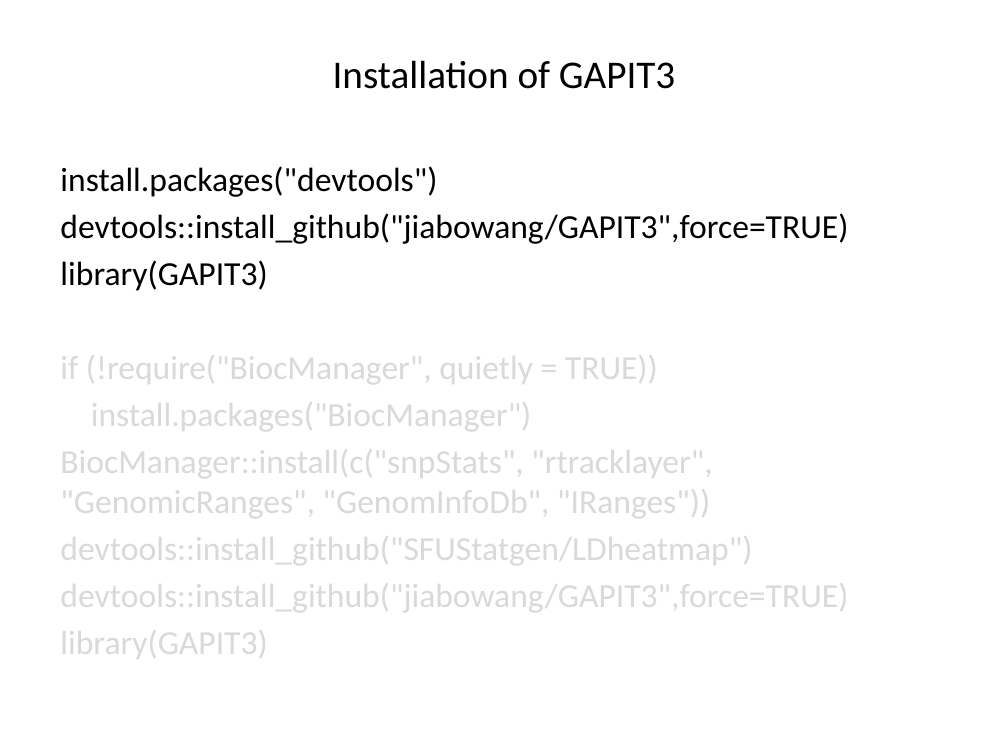
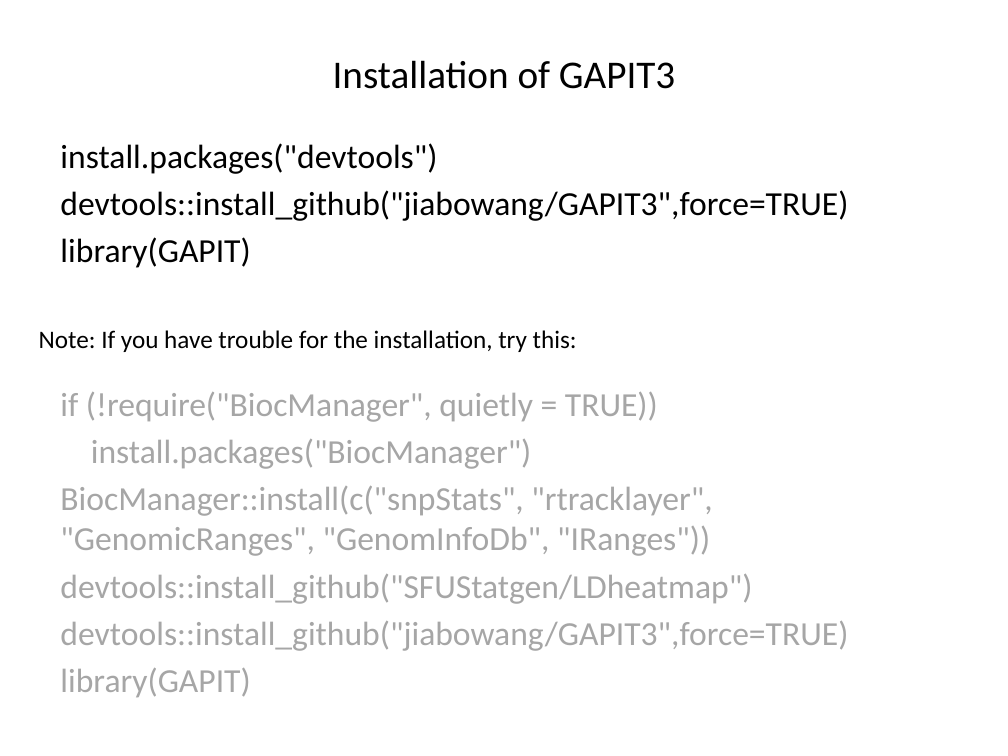
Before and after one commit to liu3zhenlab/teaching, a slide deck: slide 15 of PLPTH813Bioinformatis/2023/labs/lab07_qtl_gwas.pptx. Drawn at 1008x756 pixels with LibreOffice and Linux fonts; fonts in the diff are those of the drawing. Boxes give left, top, right and bottom in pixels: in the first picture for what was removed or moved away, otherwise in the second. Text is boxed around its words. In the diff, an @@ line names an element or a change of style, - is before the commit and + after.

```diff
--- a/PLPTH813Bioinformatis/2023/labs/lab07_qtl_gwas.pptx
+++ b/PLPTH813Bioinformatis/2023/labs/lab07_qtl_gwas.pptx
@@ text "install.packages("devtools")": place and size @@
-text "install.packages("devtools")" at [60,166,848,291]
+text "install.packages("devtools")" at [60,143,848,268]
@@ text at [60,237,250,268]: text changed @@
-library(GAPIT3)
+library(GAPIT)
@@ text added at [39,330,577,352], 18 pt, text #000000 @@
+Note: If you have trouble for the installation, try this:
@@ text "if (!require("BiocManager", quietly = TRUE))": place and size @@
-text "if (!require("BiocManager", quietly = TRUE))" at [60,347,848,664]
+text "if (!require("BiocManager", quietly = TRUE))" at [60,392,848,697]
@@ text at [60,392,848,651]: text colour #D9D9D9 to #A6A6A6 @@
@@ text at [60,668,250,697]: text changed; text colour #D9D9D9 to #A6A6A6 @@
-library(GAPIT3)
+library(GAPIT)
```
Also in this commit, not shown: 2 other slides changed, 4 other files.
